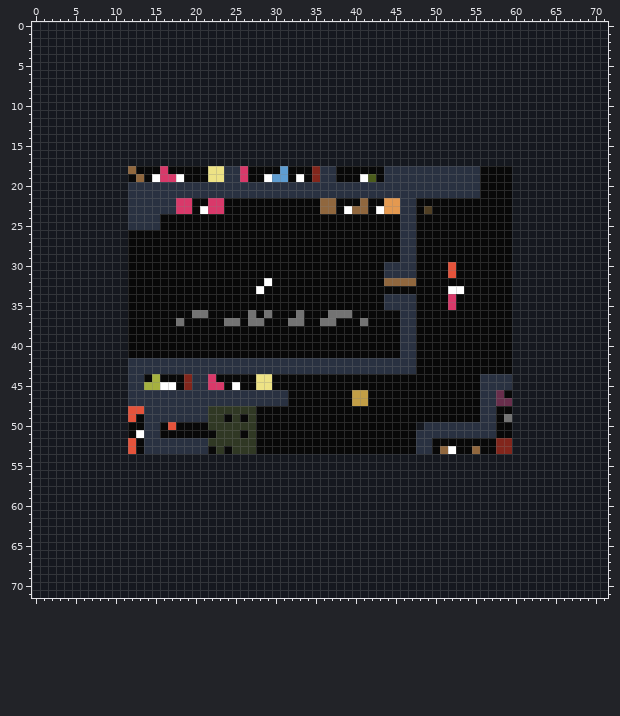
One commit to this sprite sheet: 312level.png. The first picture shows the starting point.
The file is 72x72 pixels. Colours within 5 levels of each other are drawn and written as one.
Now the later version:
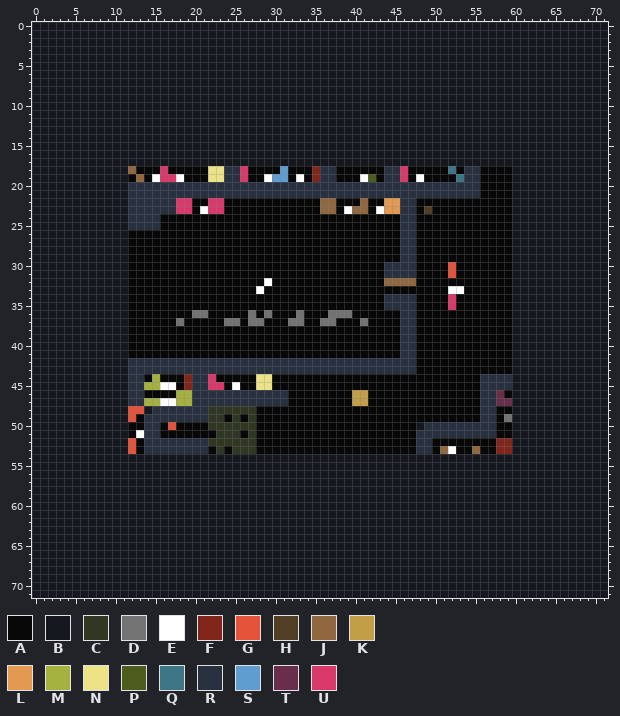
Palette (. is transparent): A #080808  B #15181f  C #303824  D #737373  E #ffffff  F #82261c  G #e5533b  H #503f24  J #90673e  K #c29e46  L #e49950  M #a5b13f  N #ede285  P #4b5c1c  Q #3e7688  R #293141  S #5f9dd1  T #682e4c  U #d9396a
Edits made:
Changed rows in their new state; - is an unchanged pixel.
first column x 46:
18 UAAAAAQA
19 UAEAAAAQ
first column x 14:
46 AAAAMM
47 MMEEMM
48 B-----
